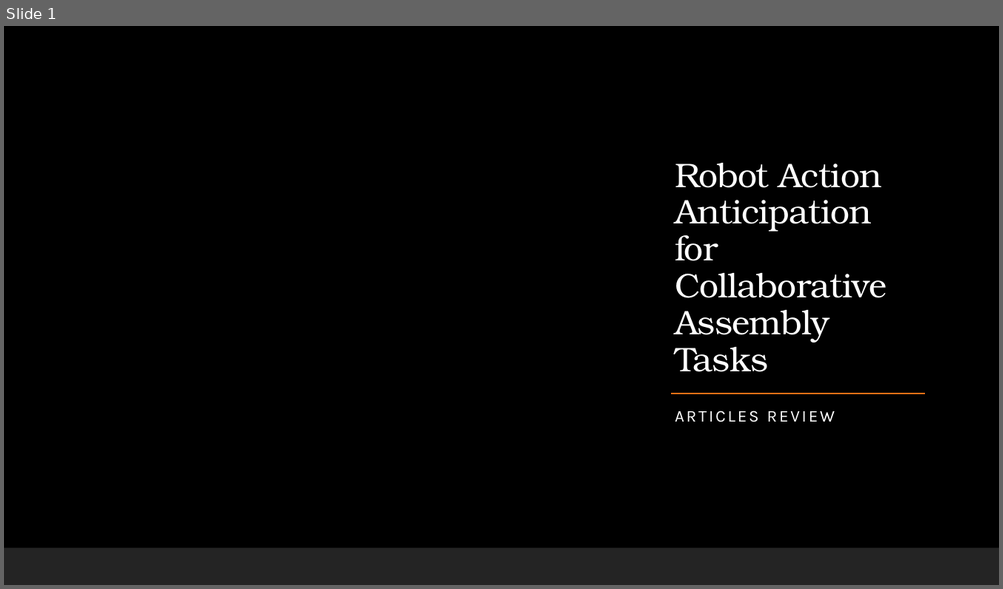
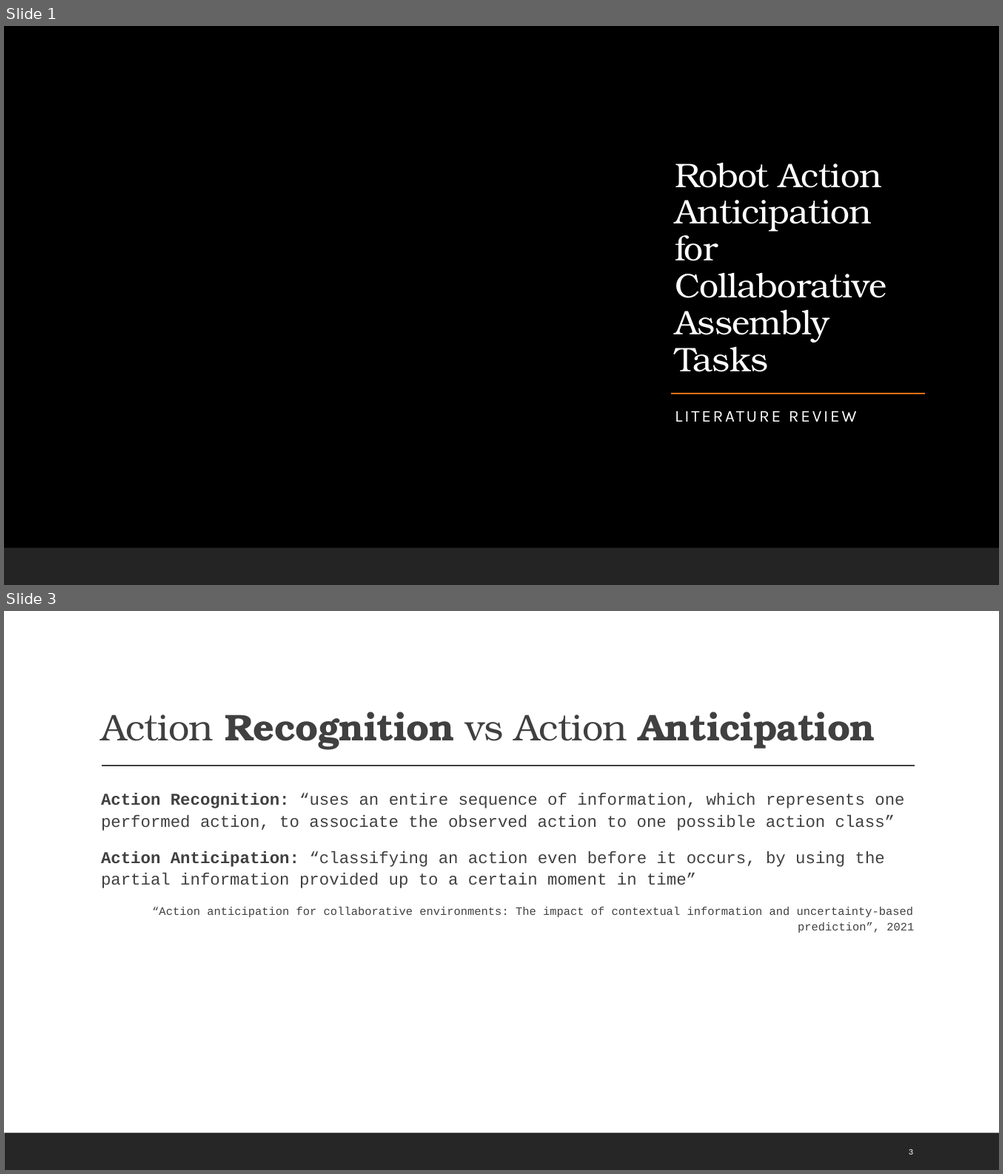
Before and after one commit to pedromiglou/MRSI_Thesis_Action_Anticipation, a slide deck: Robot Action Anticipation for Collaborative Assembly Tasks.pptx. Shown one above the other, each under a label of ours: slide 1 before the commit, slides 1 and 3 after it; the slides between them are not shown. The pictures are 1003x589 and 1003x1174 pixels, drawn with LibreOffice and Linux fonts; fonts in the diff are those of the drawing; background and template pictures are left out. Boxes give left, top, right and bottom in pixels: in the first picture for what was removed or moved away, otherwise in the second. Text is boxed around its words. In the diff, an @@ line names an element or a change of style, - is before the commit and + after.

Commit message:
more articles

```diff
--- a/Robot Action Anticipation for Collaborative Assembly Tasks.pptx
+++ b/Robot Action Anticipation for Collaborative Assembly Tasks.pptx
@@ slide 3 added at (4, 611, 999, 1170), background #FFFFFF; not listed: 1 template element that a slide beside it also shows @@
@@ title added at (101, 712, 875, 750), 36 pt, text #404040, bold @@
+Action Recognition vs Action Anticipation
@@ line added from (102, 766) to (915, 766), #404040 1 pt @@
@@ text added at (101, 793, 913, 933), 16 pt, text #404040 @@
+  Action Recognition: “uses an entire sequence of information, which represents one performed action, to associate the observed action to one possible action class”
+  Action Anticipation: “classifying an action even before it occurs, by using the partial information provided up to a certain moment in time”
+  “Action anticipation for collaborative environments: The impact of contextual information and uncertainty-based prediction”, 2021
@@ page number added at (908, 1150, 913, 1155), 8 pt, text #FFFFFF @@
+3
@@ slide 1 changed as well @@
@@ subtitle at (674, 411, 835, 423): text changed @@
-ARTICLES REVIEW
+LITERATURE REVIEW
```
Also in this commit, not shown: 6 other slides changed, 1 other slide added, 6 other files.
